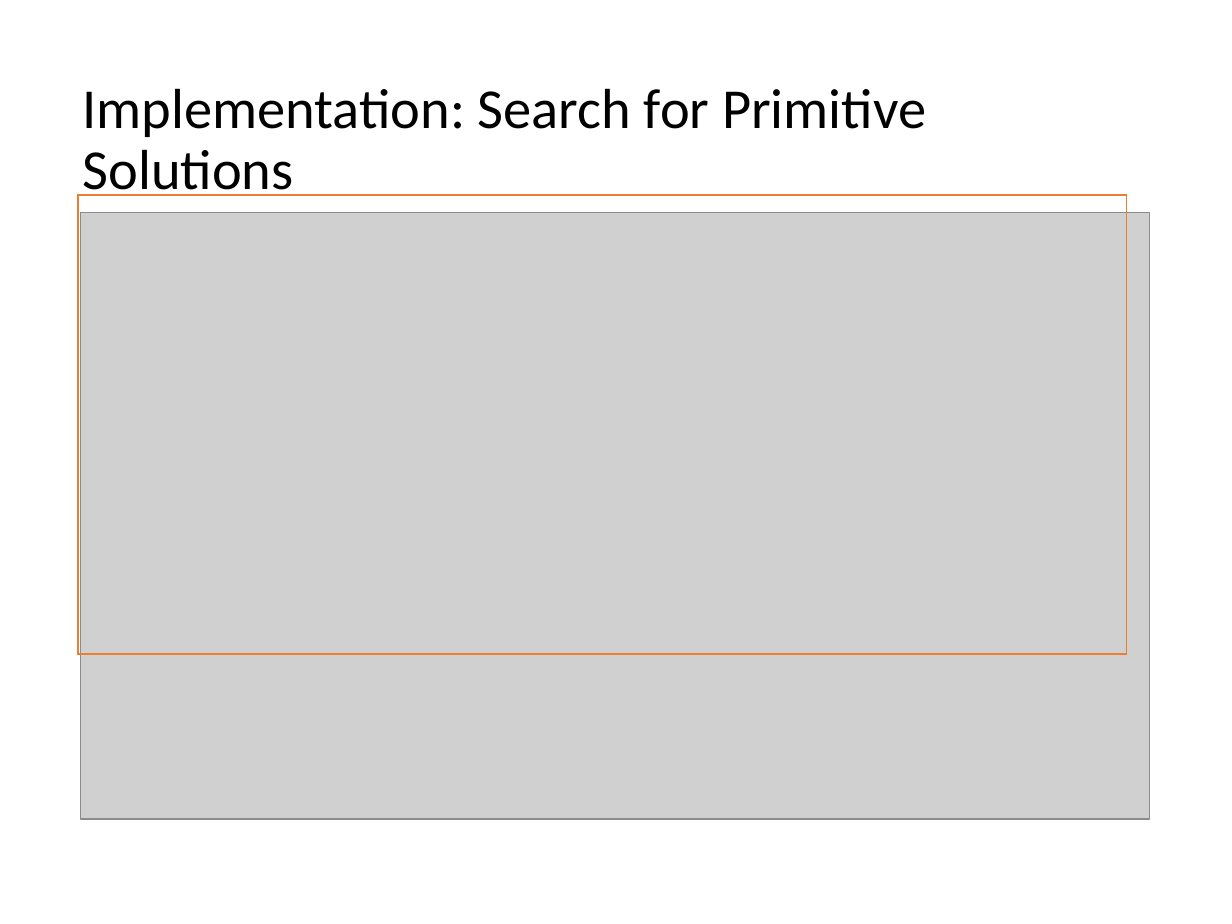
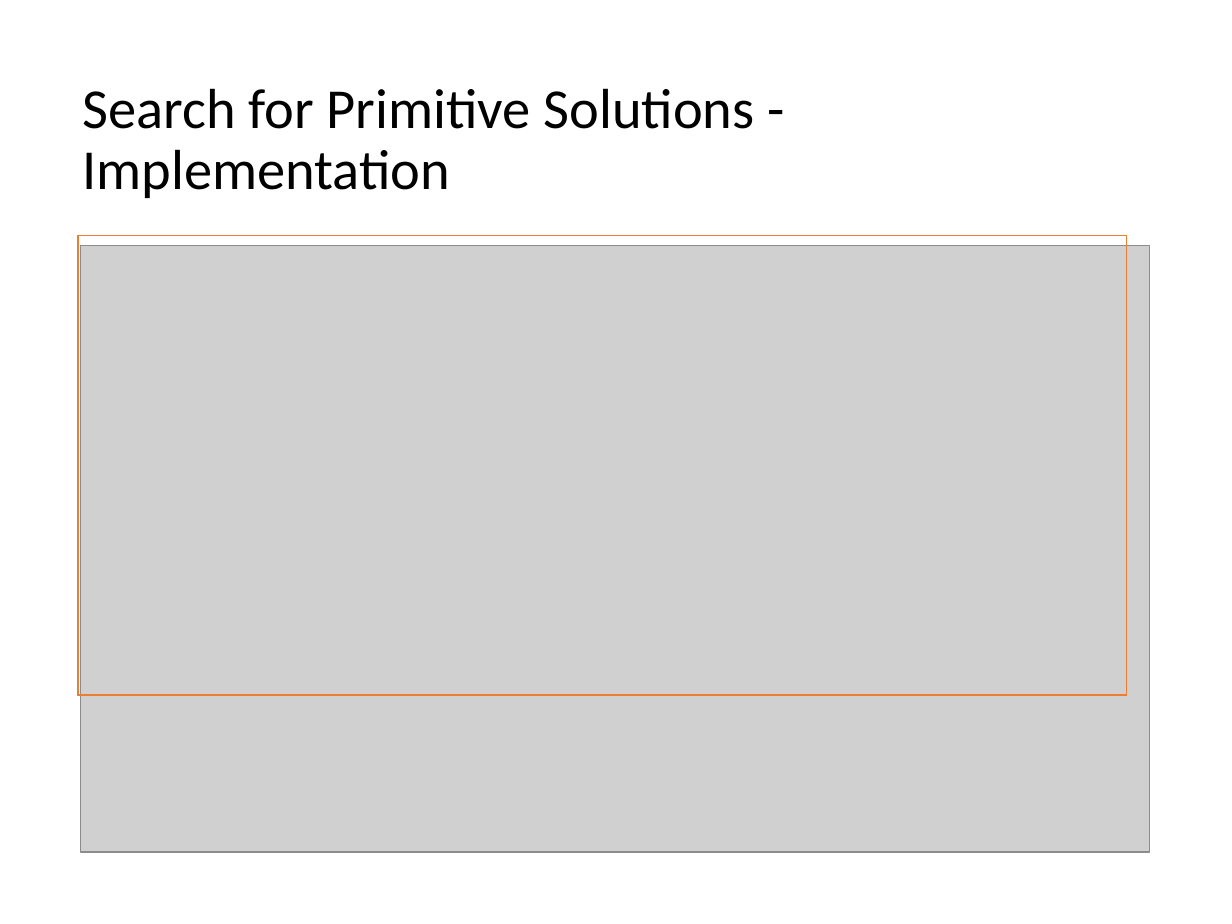
Before and after one commit to mhahsler/CS7320-AI, a slide deck: slide 12 of slides/11_Automated_Planning.pptx. Drawn at 1232x924 pixels with LibreOffice and Linux fonts; fonts in the diff are those of the drawing; grey boxes stand for pictures. Boxes give left, top, right and bottom in pixels: in the first picture for what was removed or moved away, otherwise in the second. Text is boxed around its words. In the diff, an @@ line names an element or a change of style, - is before the commit and + after.

```diff
--- a/slides/11_Automated_Planning.pptx
+++ b/slides/11_Automated_Planning.pptx
@@ title at box(82, 88, 755, 198): text changed @@
-Implementation: Search for Primitive Solutions
+Search for Primitive Solutions - Implementation
@@ rectangle: place and size @@
-rectangle at box(78, 195, 1126, 654)
+rectangle at box(78, 235, 1126, 695)
@@ picture: place and size @@
-picture at box(81, 213, 1151, 819)
+picture at box(81, 246, 1151, 853)
```
Also in this commit, not shown: 11 other slides changed, 1 other file.
